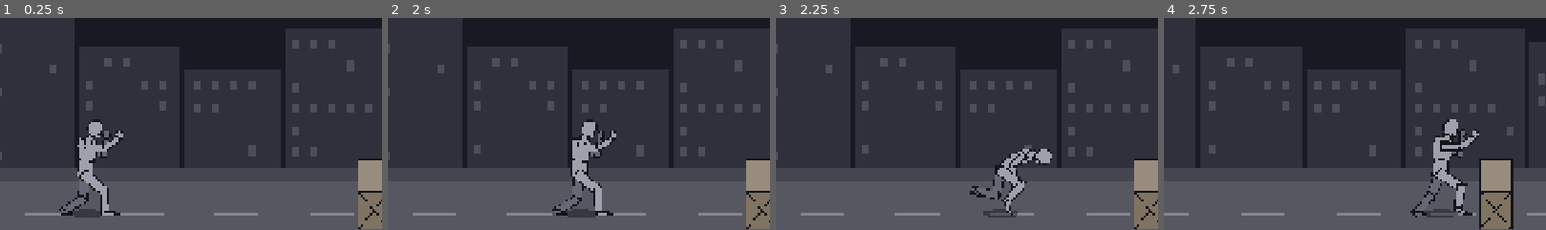
Above: before the commit, frames 1-4 (left to right).
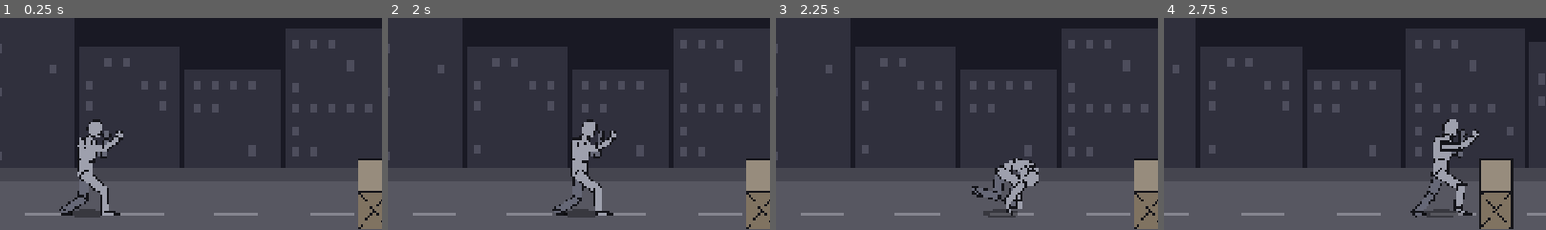
Above: after the commit, the same moments.

Repository: jetomev/cyberbrawling-my-way-to-my-love
Game: Godot game, scene res://scenes/main.tscn
The game is run twice, just before and just after one commit, with the same random seed, the same clock (stepped at 60 frames per second) and the same inputs.
Inputs (mouse positions are % of the whole screen's width and height, from its top left):
- Up to frame 1 (0.25 s): no input
- Up to frame 2 (2 s): tap Enter at 0.5 s; move the mouse to (72, 44) at 0.52 s; hold Right (move_right) 0.53-1.25 s; tap S (kick) at 0.6 s; click (72, 44) at 0.67 s; tap Space (jump) at 0.77 s; tap A (punch) at 0.8 s; drag from (30, 54) to (45, 70) at 1.27 s
- Up to frame 3 (2.25 s): move the mouse to (60, 27) at 2.02 s; hold Right (move_right) from 2.03 s (still down); tap C (roll) at 2.1 s
- Up to frame 4 (2.75 s): keep holding Right (move_right); tap Z (sweep) at 2.3 s
The pictures show only the part of the screen within x 9-59%, y 31-81%; the shares and areas given below are measured in that part.

Frames 1-2 are identical in both runs. In frame 3, 1.6% of the frame differs, in the area x 50-73%, y 61-92%; in frame 4, nothing differs.

Commit message:
form: the roll goes over the hand and the back, not hovering on the head
The roll's shoulder close-up (for the testers, 00:57 on 66ce4c6) showed that from about 70 to 180 degrees of the
turn nothing touched the street: the head's clearance set his height and he hovered. The placement only looked at the
bones' centre lines, and the chin tucked late, the back curled late.

- In the dip he bends right down (torso 75), chin tucked (head 120), the leading arm reaching forward and down in a
  hoop, so the hand touches first as he tips.
- Over the top he curls into a tight ball (torso 115), the arm kept out as a wheel.
- His back and shoulders touch the street with their drawn surface (half their thickness out from the bone), so the
  upper back carries him through the middle of the roll; the head keeps its clearance.
- The view records which part sets his height (HeroView.contact). A test holds the order: the hand, then the back
  (6 frames or more). For up to 4 frames between them he still sits on the head's clearance: a known gap, held.

Tests: 156, up from 155.

Co-Authored-By: Claude Opus 5.5 <noreply@anthropic.com>

Diff:
--- a/game/scripts/present/hero_view.gd
+++ b/game/scripts/present/hero_view.gd
@@ -195,6 +195,10 @@
 			n = n.get_parent()
 		out[name] = t * Vector2(Poses.BONES["head"][3], 0) if name == "head" else t.origin  # the head: its top
 	return out
+
+
+## Rolling, the part that sets his height on the street (the head counts with its clearance), for the tests.
+var contact := ""
 
 
 ## Where the shoulders are drawn (between the two shoulder joints), in the same space as points(): for the close-up of the
@@ -280,6 +284,7 @@
 		var hip: Vector2 = flip * (bones["hip"].position as Vector2)
 		var pos := Vector2(0.0, body_y) + hip - turn * hip
 		var lowest := -INF
+		contact = ""
 		for name in bones:
 			var at := Transform2D.IDENTITY
 			var n: Node = bones[name]
@@ -290,6 +295,12 @@
 				# he rolls on his back and shoulders; the tucked head stays HEAD_CLEAR above the street (the testers,
 				# 2026-11-02 22:33: it came too close)
 				var y: float = (pos + turn * (flip * (at * end))).y + (HEAD_CLEAR if name == "head" else 0.0)
-				lowest = maxf(lowest, y)
+				# … and his back and shoulders touch with their surface, half their drawn thickness out from the bone (the
+				# testers, 00:57 on 66ce4c6: the close-up showed him hovering on the head's clearance, nothing touching)
+				if name in ["belly", "chest", "shoulder_f", "shoulder_b"]:
+					y += Poses.BONES[name][4] * 0.5 * absf(cos((turn * flip * at).get_rotation()))
+				if y > lowest:
+					lowest = y
+					contact = name
 		body.rotation = turn.get_rotation()
 		body.position = pos - Vector2(0.0, lowest - body_y)
--- a/game/scripts/present/poses.gd
+++ b/game/scripts/present/poses.gd
@@ -252,8 +252,8 @@
 	# dip side-on, chin tucked, the leading arm curved forward and down to guide; over the shoulder to the opposite hip
 	# in a tight ball (knees to the chest), never over the head; come up facing the same way, back to guard
 	"roll": [["start", {}],
-		["roll_down", {"turn": 50.0, "hip_y": 30.0, "torso": 40.0, "head": 24.0, "cover_f": 0.0, "cover_b": 0.0, "arm_f_upper": -30.0, "arm_f_lower": -60.0, "arm_b_upper": -20.0, "arm_b_lower": -60.0, "tumble": 0.0}],
-		["roll_over", {"turn": 40.0, "torso": 85.0, "head": 85.0, "cover_f": 0.0, "cover_b": 0.0, "leg_f_upper": -125.0, "leg_f_lower": 140.0, "leg_b_upper": -115.0, "leg_b_lower": 140.0, "arm_f_upper": -50.0, "arm_f_lower": -110.0, "arm_b_upper": -40.0, "arm_b_lower": -110.0, "tumble": 180.0}],
+		["roll_down", {"turn": 50.0, "hip_y": 40.0, "torso": 75.0, "head": 120.0, "cover_f": 0.0, "cover_b": 0.0, "arm_f_upper": -85.0, "arm_f_lower": -20.0, "arm_b_upper": -75.0, "arm_b_lower": -20.0, "tumble": 0.0}],
+		["roll_over", {"turn": 40.0, "torso": 115.0, "head": 120.0, "cover_f": 0.0, "cover_b": 0.0, "leg_f_upper": -125.0, "leg_f_lower": 140.0, "leg_b_upper": -115.0, "leg_b_lower": 140.0, "arm_f_upper": -110.0, "arm_f_lower": -20.0, "arm_b_upper": -40.0, "arm_b_lower": -110.0, "tumble": 180.0}],
 		["roll_up", {"turn": 15.0, "hip_y": 28.0, "torso": 26.0, "head": 10.0, "cover_f": 0.0, "cover_b": 0.0, "arm_f_upper": -30.0, "arm_f_lower": -70.0, "arm_b_upper": -20.0, "arm_b_lower": -70.0, "tumble": 340.0}],
 		["end", {"tumble": 360.0}]],
 	"climb": [["start", {"cover_f": 0.0, "cover_b": 0.0, "open_f": 1.0, "open_b": 1.0, "hand_f": -30.0, "hand_b": -30.0, "arm_f_upper": -165.0, "arm_f_lower": 0.0, "arm_b_upper": -150.0, "arm_b_lower": 0.0,
--- a/game/tests/test_hero_view.gd
+++ b/game/tests/test_hero_view.gd
@@ -279,6 +279,36 @@
 	check(absf(b["arm_f_lower"]) >= 15.0 and absf(b["arm_f_lower"]) <= 70.0, "curved like a hoop, not locked or folded (elbow %.0f)" % absf(b["arm_f_lower"]))
 
 
+func test_the_roll_goes_hand_then_back() -> void:
+	# the testers asked to see the shoulder carrying the roll (00:57 on 66ce4c6); the close-up showed him hovering on
+	# the head's clearance with nothing touching. Now the guiding hand touches first, then the back carries him, upper
+	# back to lower back (whose surface is the hips' too), and he comes up onto his feet. Between the hand and the back
+	# he still sits on the head's clearance for a few frames (68 ms): a known gap, held from growing
+	var t := Tuning.fresh()
+	var v = HeroView.new()
+	var order: Array[String] = []
+	var back := 0
+	var on_head := 0
+	for tick in t["roll_ticks"]:
+		var p := Poses.angles("roll", tick, t)
+		if p["tumble"] == 0.0:
+			continue
+		p["tumble_dir"] = 1.0
+		v.apply(p)
+		var part: String = {"hand_f": "hand", "hand_b": "hand", "arm_f_lower": "hand", "chest": "back", "shoulder_f": "back",
+			"shoulder_b": "back", "belly": "back", "hip": "hips"}.get(v.contact, "")
+		if part == "back":
+			back += 1
+		if v.contact == "head" or v.contact == "neck":
+			on_head += 1
+		if part != "" and (order.is_empty() or order[-1] != part):
+			order.append(part)
+	eq(order, ["hand", "back"] as Array[String], "the guiding hand, then the back")
+	check(back >= 6, "the back carries him for a tenth of a second or more (%d frames)" % back)
+	check(on_head <= 4, "on the head's clearance for at most 4 frames (%d)" % on_head)
+	v.free()
+
+
 func test_the_flying_kick_lands_into_a_balanced_guard() -> void:
 	# the testers' joint session on f744019 (23:29): the flying kick's landing is abrupt; it should absorb into a
 	# balanced guard. Through the touchdown no hand or foot jumps further in a frame than in a steady run, and the hips
